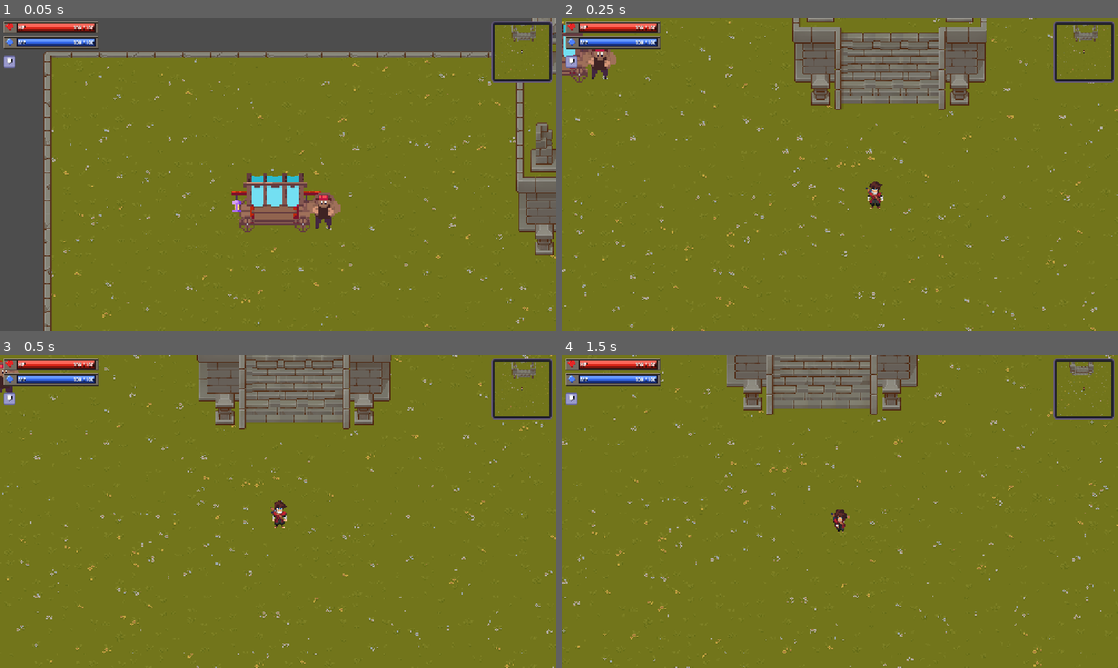
Above: before the commit, frames 1-4 (two rows, left to right).
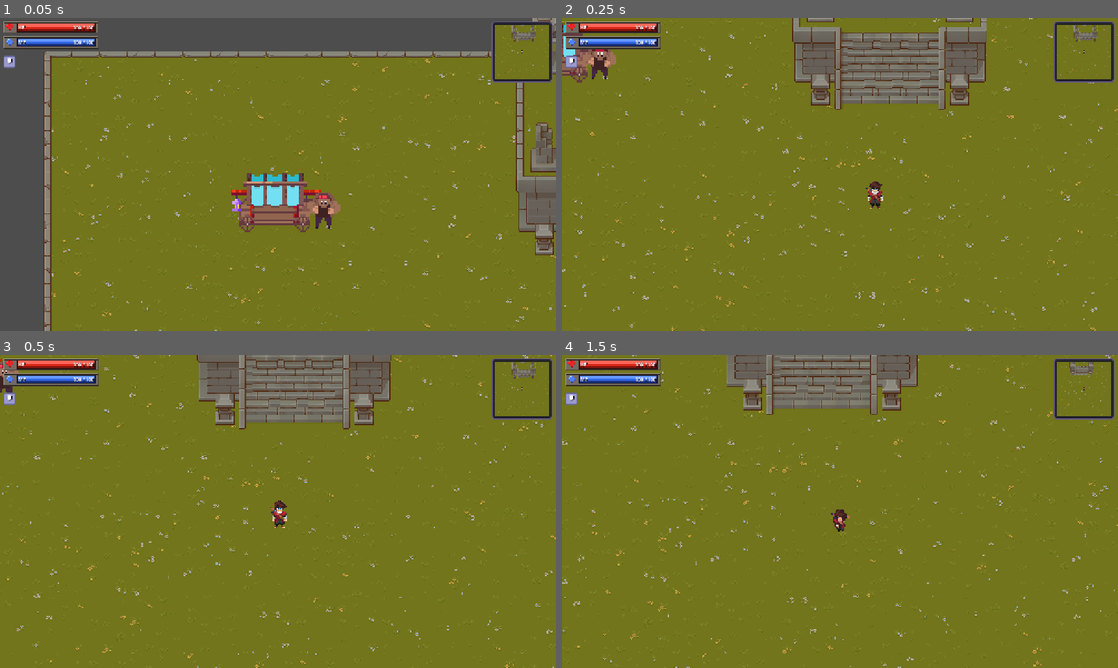
Above: after the commit, the same moments.

Repository: HauTranCong/emberfield
Game: Godot game, scene res://sense/Main.tscn
Same seed, same stepped clock (60 frames per second), same inputs: the game is played once before the commit and once after it.
Inputs:
- Up to frame 1 (0.05 s): no input
- Up to frame 2 (0.25 s): no input
- Up to frame 3 (0.5 s): no input
- Up to frame 4 (1.5 s): hold Right (ui_right) 0.53-1.28 s; tap A (character_attack) at 0.6 s; hold Down (ui_down) from 1.28 s (still down); tap E (character_interact_smith) at 1.35 s

The runs differ from the first frame. In frame 1, 1.8% of the frame differs, in the area x 7-100%, y 0-100%; in frame 2, 0.2%; in frame 3, less than 0.1%; in frame 4, nothing differs.

Commit message:
Update copilot instruction

Diff:
--- a/project.godot
+++ b/project.godot
@@ -18,6 +18,7 @@
 [autoload]
 
 CollisionLayers="*res://sense/globals/collision_layers.gd"
+GameManager="*res://sense/globals/game_manager.gd"
 
 [display]
 
--- a/sense/Main.tscn
+++ b/sense/Main.tscn
@@ -23,6 +23,7 @@
 
 [node name="Player" parent="." unique_id=268643816 groups=["player"] instance=ExtResource("2_1bue1")]
 texture_filter = 1
+position = Vector2(0, 1)
 script = ExtResource("6_gu1sn")
 
 [node name="Skeleton" parent="." unique_id=501015317 instance=ExtResource("6_pmvho")]
Not shown, changed: .github/copilot-instructions.md
